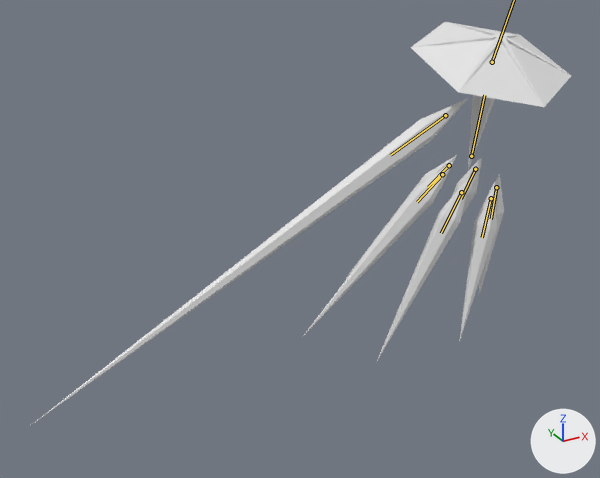
The glTF model glb_imports/Clarity.glb: old version first, new version second.
Rendered twice from a 50 mm camera at (-47.0, -54.2, 27.3) aimed at (-16.1, 1.9, -0.8). Lighting does not change. The marker at lower right points along +X, +Y and +Z. The picture after the commit comes second. Both versions are drawn at frame 0 of the action 'DoubleSliceLeftImmediate'; the numbers are the values there. The bones that bend it are drawn over the model as lines.

Names of what the first picture shows: 'Arm', 'BackRight', 'Center', 'FrontRight', 'Hat', 'MiddleRight' and 3 more.
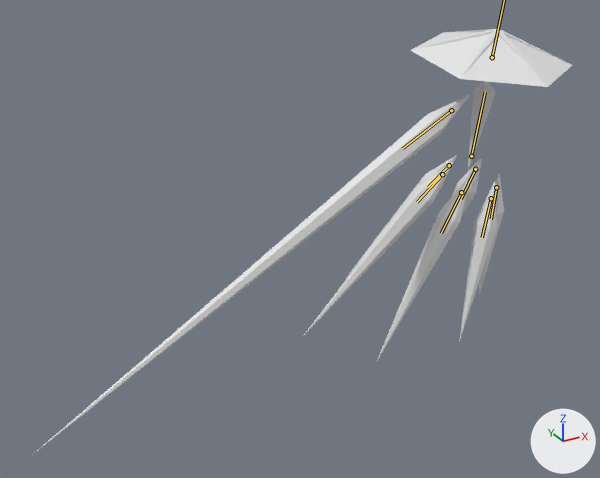
Patch to the scene script:
```diff
--- a/glb_imports/Clarity.glb.py
+++ b/glb_imports/Clarity.glb.py
@@ bone_center @@
 bone_center = bpy.data.objects['Armature'].pose.bones['Center']
-bone_center.rotation_quaternion = (0.996, 0.087, 0.0, 0.0)  # degrees (10, 0, 0)
+bone_center.rotation_quaternion = (0.995, 0.03, 0.08, -0.05)  # degrees (3, 9, -6)
@@ bone_hat @@
 bone_hat = bpy.data.objects['Armature'].pose.bones['Hat']  # child of 'Center'
-bone_hat.rotation_quaternion = (0.996, 0.087, 0.0, 0.0)  # degrees (10, 0, 0)
+bone_hat.rotation_quaternion = (0.994, 0.048, -0.081, 0.052)  # degrees (5, -10, 6)
```

Boxes (x1, y1, x2, y2) around the edits, measured in the pictures (600 x 478 px):
'Arm', posed (10% taller)
    before: (30, 98, 468, 426)
    after: (31, 94, 471, 456)
'Hat', posed (31% shorter)
    before: (410, 22, 571, 107)
    after: (411, 29, 572, 87)
'Center', posed
    before: (468, 95, 495, 170)
    after: (468, 81, 496, 170)
bone 'Center', root to tip
    before: (471, 156) to (484, 95)
    after: (471, 156) to (485, 92)
